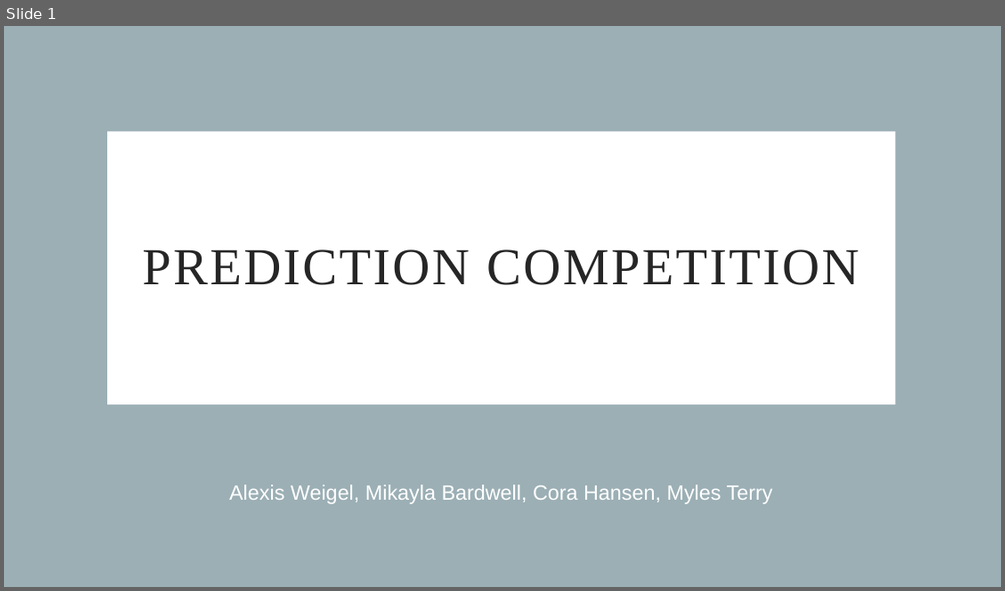
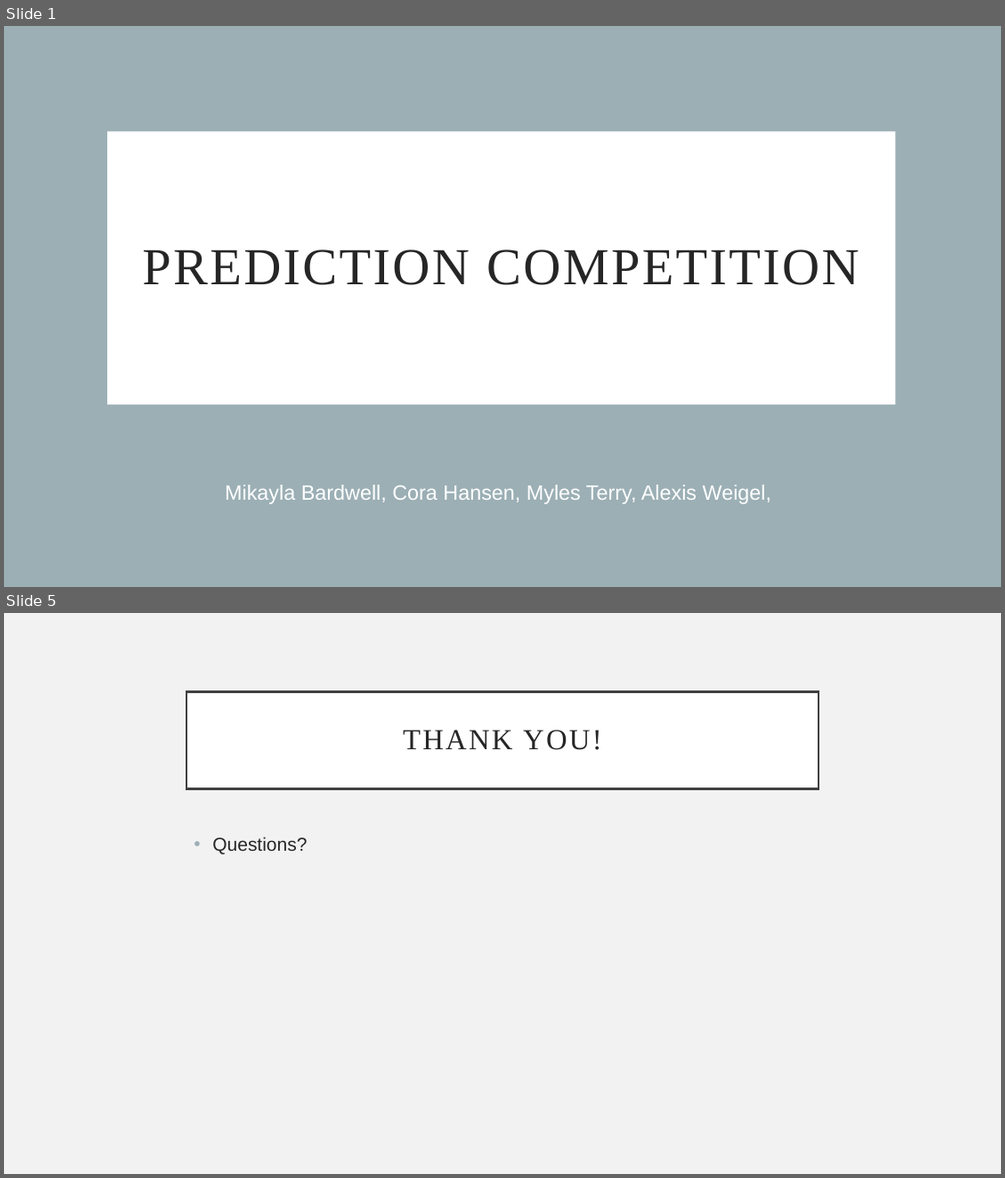
Before and after one commit to aweigel1/BAS-475-Group-Project-Predictions, a slide deck: Prediction-Competition-Powerpoint.pptx. Shown one above the other, each under a label of ours: slide 1 before the commit, slides 1 and 5 after it; the slides between them are not shown. The pictures are 1005x591 and 1005x1178 pixels, drawn with LibreOffice and Linux fonts; fonts in the diff are those of the drawing. Boxes give left, top, right and bottom in pixels: in the first picture for what was removed or moved away, otherwise in the second. Text is boxed around its words. In the diff, an @@ line names an element or a change of style, - is before the commit and + after.

```diff
--- a/Prediction-Competition-Powerpoint.pptx
+++ b/Prediction-Competition-Powerpoint.pptx
@@ slide 5 added at box(4, 613, 1001, 1174), background #F2F2F2 @@
@@ title added at box(186, 691, 818, 788), fill #FFFFFF, outline #404040 2.5 pt, 28 pt, text #262626 @@
+THANK YOU!
@@ text added at box(212, 836, 307, 854), 18 pt, text #262626 @@
+• Questions?
@@ slide 1 changed as well @@
@@ subtitle at box(225, 484, 771, 504): text changed @@
-Alexis Weigel, Mikayla Bardwell, Cora Hansen, Myles Terry
+Mikayla Bardwell, Cora Hansen, Myles Terry, Alexis Weigel,
```
Also in this commit, not shown: 3 other slides added, 4 slides removed.
